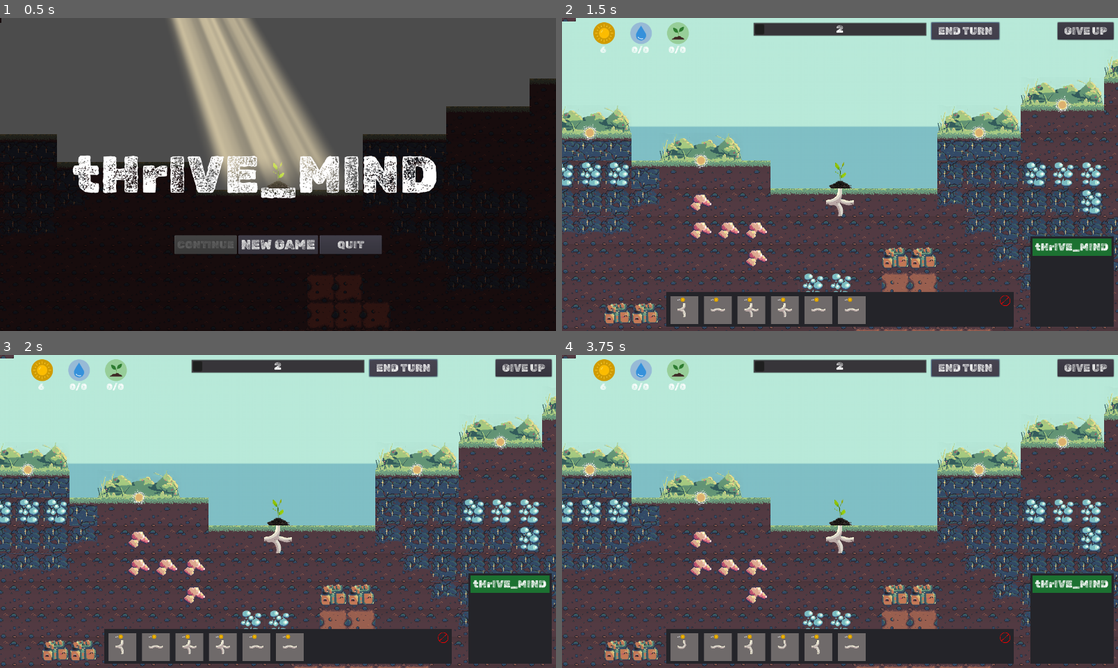
Above: before the commit, frames 1-4 (two rows, left to right).
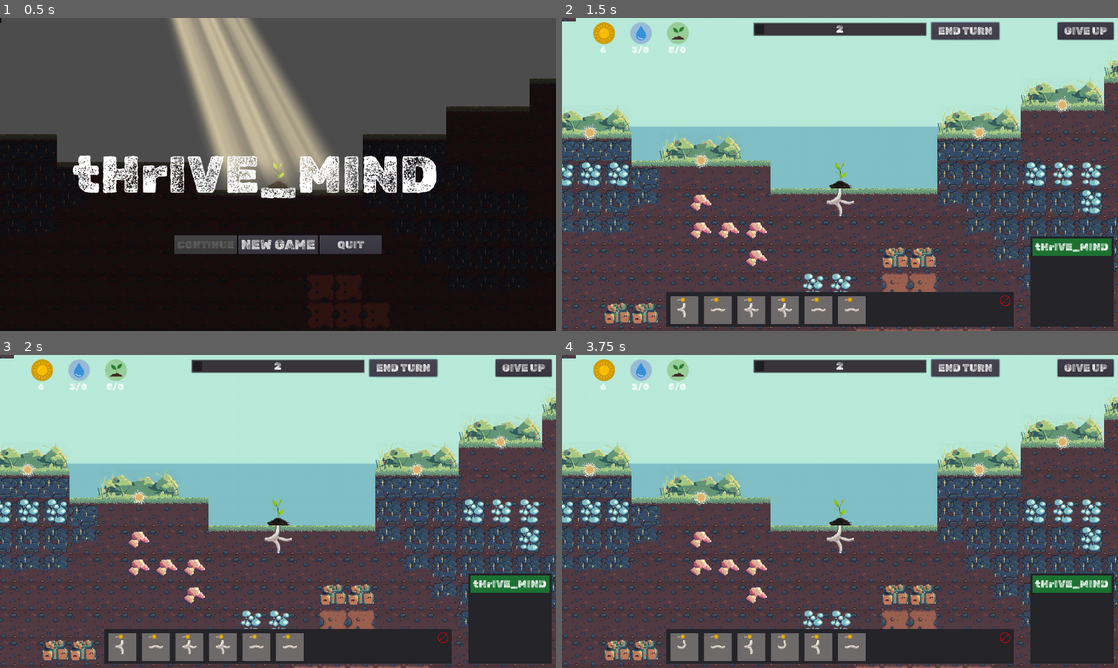
Above: after the commit, the same moments.

Repository: Gouellie/Roots
Game: Godot game, scene res://src/screens/main_menu.tscn
Same seed, same stepped clock (60 frames per second), same inputs: the game is played once before the commit and once after it.
Inputs:
- Up to frame 1 (0.5 s): no input
- Up to frame 2 (1.5 s): click "NEW GAME" at 0.5 s; click "END TURN" at 1.25 s
- Up to frame 3 (2 s): no input
- Up to frame 4 (3.75 s): click "GIVE UP" at 2 s; click "RETRY" at 2.75 s; click "END TURN" at 3.5 s

Frame 1 is identical in both runs. In frame 2, less than 0.1% of the frame differs, in the area x 12-53%, y 9-64%; in frame 3, less than 0.1%; in frame 4, less than 0.1%.

Commit message:
Revert "caching some values to fix performance"
This reverts commit 28fc481fb66316a5f3f88fcd37a09c898e784ebd.

Diff:
--- a/src/autoload/events.gd
+++ b/src/autoload/events.gd
@@ -20,9 +20,6 @@
 
 # warning-ignore:unused_signal
 signal tile_placed(new_tile)
-
-# warning-ignore:unused_signal
-signal tile_network_updated
 
 # warning-ignore:unused_signal
 signal game_over(resolve_behavior)
--- a/src/scenes/librairies/managers/entity_manager.gd
+++ b/src/scenes/librairies/managers/entity_manager.gd
@@ -197,7 +197,6 @@
 	_parse_network(head, 1)
 	_update_plants()
 	_update_parche_preview()
-	Events.emit_signal("tile_network_updated")
 
 func _update_plants() -> void:
 	for _p in _plants.values():
--- a/src/scenes/librairies/tiles/tile.gd
+++ b/src/scenes/librairies/tiles/tile.gd
@@ -12,8 +12,6 @@
 var is_leaf_node : bool
 
 var building_mode_active : bool = false
-
-var overlapping_ingredient : Ingredient setget set_overlapping_ingredient, get_overlapping_ingredient
 
 onready var rig := $Rig
 onready var _leaf := $Leaf
@@ -124,15 +122,8 @@
 #	_leaf.visible = is_leaf_node
 	return connections
 
-func set_overlapping_ingredient(_ingredient : Ingredient):
-	overlapping_ingredient = _ingredient
-
 func get_overlapping_ingredient() -> Ingredient:
-	if overlapping_ingredient:
-		return overlapping_ingredient
-
-	set_overlapping_ingredient(Globals.ingredient_manager.get_ingredient_at(cellv))
-	return overlapping_ingredient
+	return Globals.ingredient_manager.get_ingredient_at(cellv)
 
 func set_distance(value : int) -> void:
 	distance = value
--- a/src/scenes/resources/player_resource_manager.gd
+++ b/src/scenes/resources/player_resource_manager.gd
@@ -1,20 +1,10 @@
 extends Node2D
 class_name PlayerResourceManager
 
-
 onready var resource_manager = $ResourceManager setget , get_resource_manager
-
-var consumption_amount : Dictionary = {} setget ,get_consumption_amount
-var production_amount : Dictionary = {} setget ,get_production_amount
-
 
 func get_resource_manager() -> ResourceManager:
 	return resource_manager as ResourceManager
-
-
-func _init():
-	Events.connect("tile_network_updated", self, "on_tile_network_updated")
-
 
 func _ready():
 	for _rsc in get_resource_manager().get_all_resources():
@@ -29,28 +19,13 @@
 
 	Events.emit_signal("init_player_resource_manager", self)
 
-
-func get_consumption_amount() -> Dictionary:
-	return consumption_amount
-
 func get_consumption_amount_by_resource(identifier : String) -> int:
 	var _d : Dictionary = get_consumption_amount()
 	if _d.has(identifier):
 		return _d[identifier]
 	return 0
 
-
-func get_production_amount() -> Dictionary:
-	return production_amount
-
-func get_production_amount_by_resource(identifier : String) -> int:
-	var _d : Dictionary = get_production_amount()
-	if _d.has(identifier):
-		return _d[identifier]
-	return 0
-
-
-func _update_consumption_amount():
+func get_consumption_amount() -> Dictionary:
 	var _d : Dictionary = {}
 	var _resolvers = Globals.turn_manager.step_resolvers as Dictionary
 	if _resolvers == null:
@@ -77,9 +52,15 @@
 					else:
 						_d[_c_behav.identifier] = _c_behav.amount
 
-	consumption_amount =_d
+	return _d
 
-func _update_production_amount():
+func get_production_amount_by_resource(identifier : String) -> int:
+	var _d : Dictionary = get_production_amount()
+	if _d.has(identifier):
+		return _d[identifier]
+	return 0
+
+func get_production_amount() -> Dictionary:
 	var _d : Dictionary = {}
 	var _resolvers = Globals.turn_manager.step_resolvers as Dictionary
 	if _resolvers == null:
@@ -106,8 +87,4 @@
 					else:
 						_d[_c_behav.identifier] = _c_behav.get_amount()
 
-	production_amount = _d
-
-func on_tile_network_updated():
-	_update_production_amount()
-	_update_consumption_amount()
+	return _d
